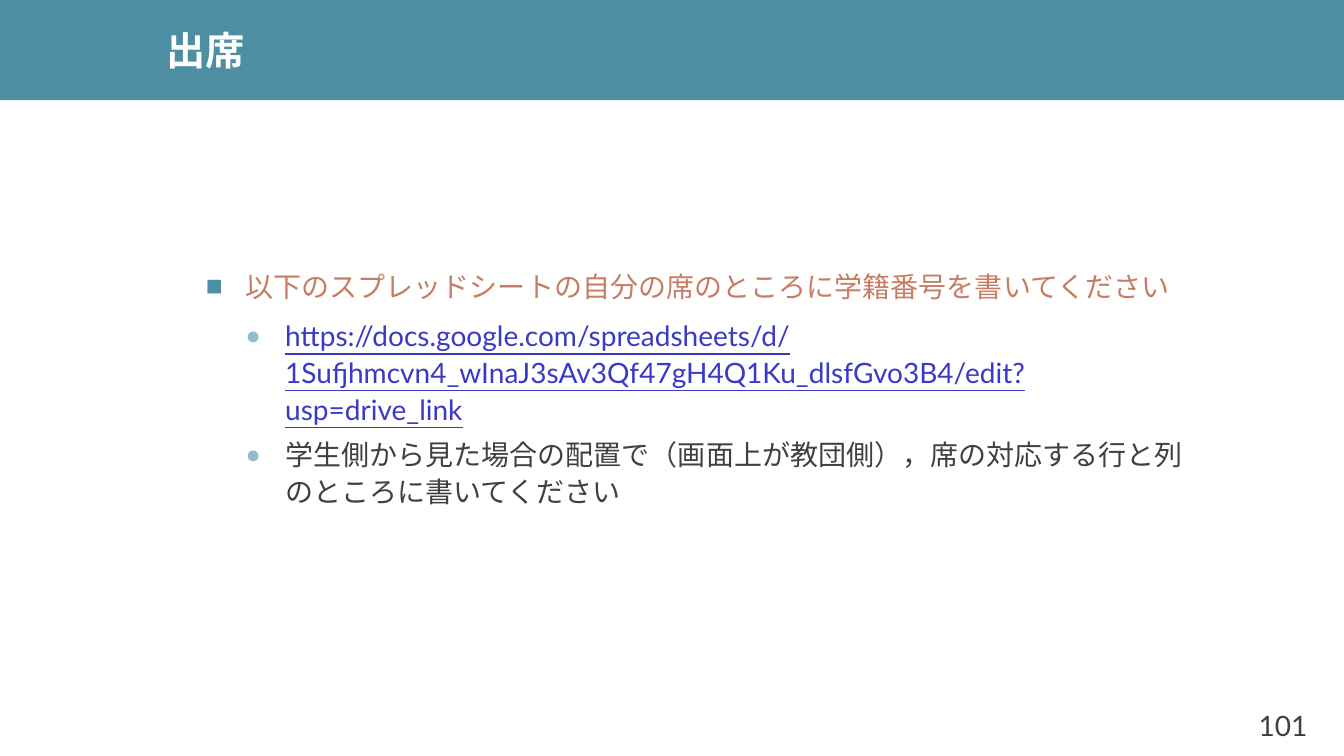
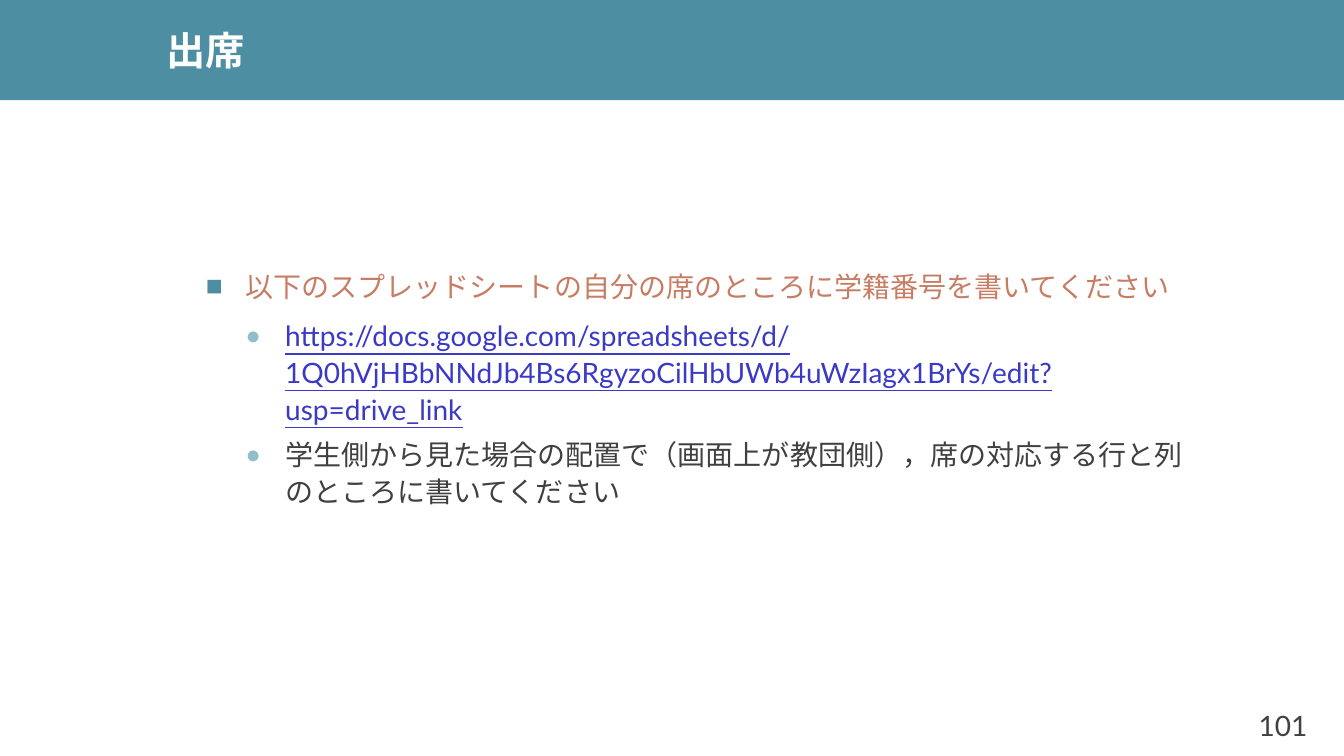
Before and after one commit to shioyadan/advanced-computer-organization, a slide deck: slide 101 of aco-shioya-06.pptx. Drawn at 1344x756 pixels with LibreOffice and Linux fonts; fonts in the diff are those of the drawing. Boxes give left, top, right and bottom in pixels: in the first picture for what was removed or moved away, otherwise in the second. Text is boxed around its words. In the diff, an @@ line names an element or a change of style, - is before the commit and + after.

```diff
--- a/aco-shioya-06.pptx
+++ b/aco-shioya-06.pptx
@@ text at (285, 325, 1052, 425): text changed @@
-  ● https://docs.google.com/spreadsheets/d/1Sufjhmcvn4_wInaJ3sAv3Qf47gH4Q1Ku_dlsfGvo3B4/edit?usp=drive_link
+  ● https://docs.google.com/spreadsheets/d/1Q0hVjHBbNNdJb4Bs6RgyzoCilHbUWb4uWzIagx1BrYs/edit?usp=drive_link
```
Also in this commit, not shown: 1 other file.
